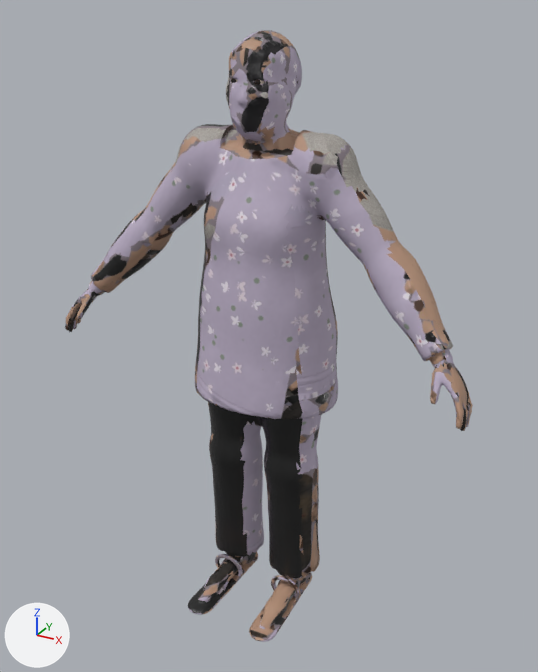
A saved change to the glTF model assets/models/npc/ba_tu.glb.
Before and after are seen from a camera (50 mm lens) standing at (0.849, -1.52, 1.543) and looking at (0.015, -0.005, 0.785). Lighting does not change. The marker at lower left points along +X, +Y and +Z. The older version comes first. Vertices at exactly the same position are counted once.

In view in the first picture: 'Body' and 1 more.
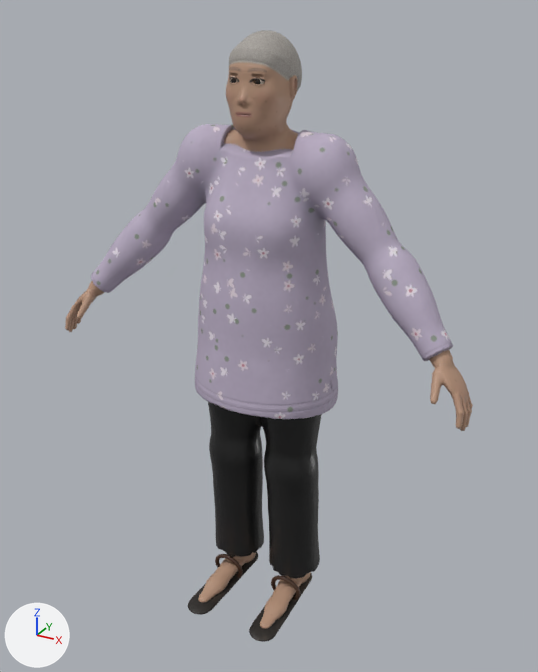
Boxes (x1, y1, x2, y2) around the edits, measured in the pictures (538 x 672 px; the box of a moved part takes in the faces that stretch with it):
part 1 of me_ba_tu_body, moved or reshaped: before (181, 45, 472, 638); after (197, 44, 472, 638)
part 2 of me_ba_tu_body, surface changed: (65, 30, 472, 642) in both

Patch to the scene script:
```diff
--- a/assets/models/npc/ba_tu.glb.py
+++ b/assets/models/npc/ba_tu.glb.py
@@ me_ba_tu_body @@
 me_ba_tu_body.from_pydata(...)  # 8490 vertices, 17000 faces; spans x -0.56..0.56, y -0.23..0.16, z -0.01..1.5
 # used by ob_body; location = (0.0, 0.0, 0.0)
+# me_ba_tu_body part 1: 74 vertices moved within x -0.13..0.55, y -0.22..0.08, z 0.01..1.46; 252 vertices removed from x -0.35..0.55, y -0.22..0.14, z 0.01..1.46; 258 vertices added at x -0.17..0.54, y -0.18..0.14, z 0.01..1.46
+# me_ba_tu_body part 2: 12770 kept faces spanning x -0.56..0.56, y -0.23..0.16, z -0.01..1.5 get new texture (UV) coordinates
 me_ba_tu_body.materials.append(mat_ba_tu_mat)
```
